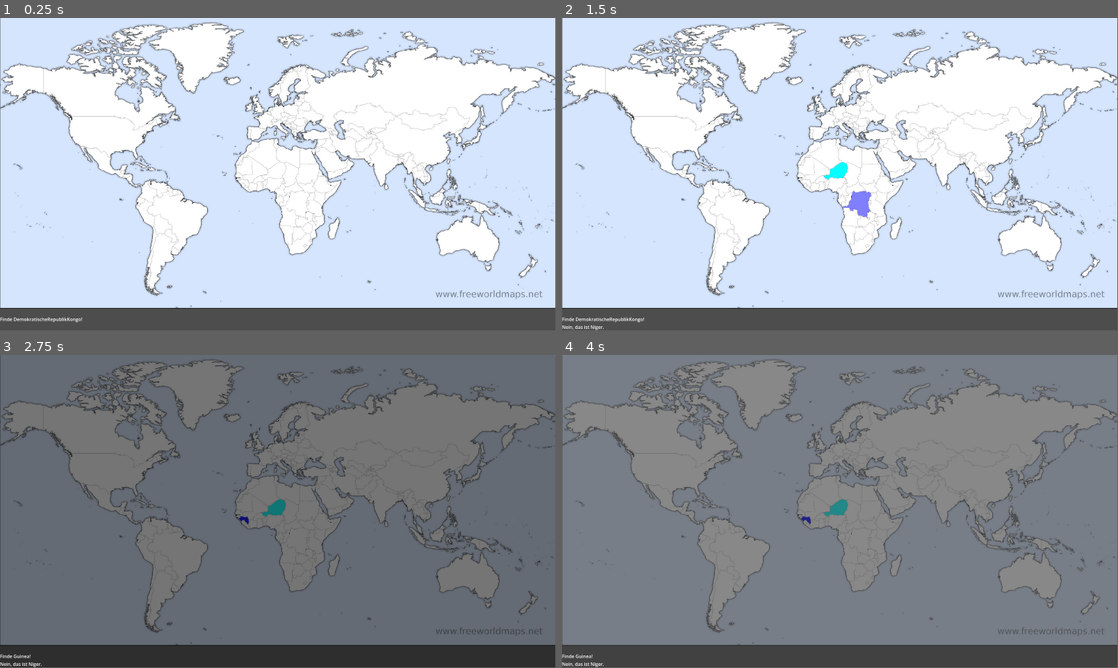
Above: before the commit, frames 1-4 (two rows, left to right).
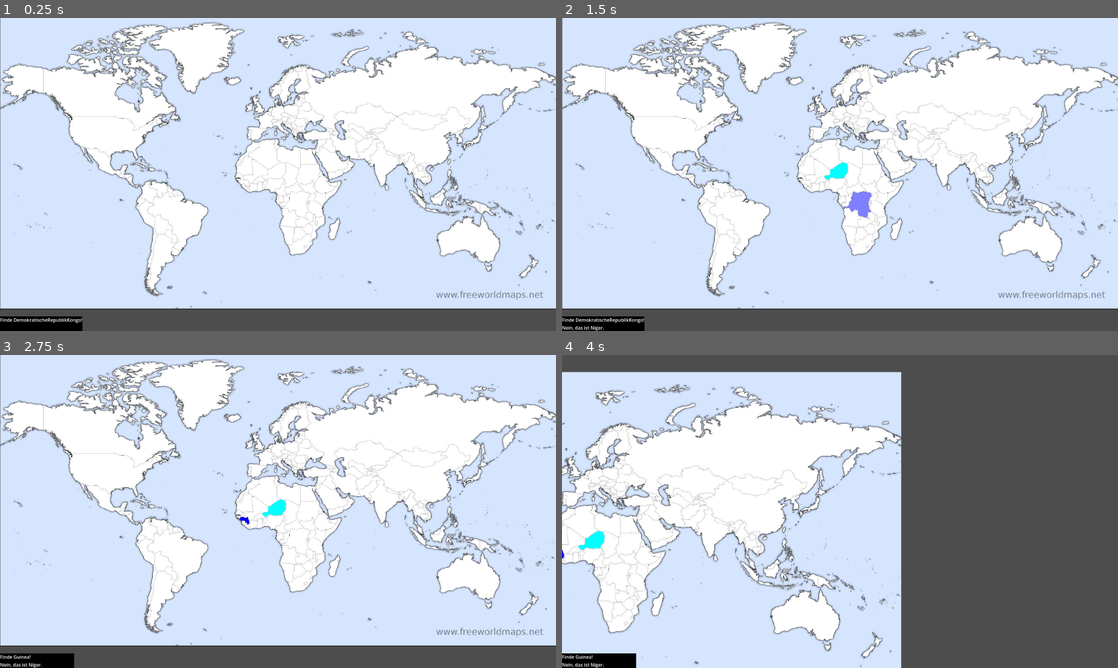
Above: after the commit, the same moments.

Repository: Anomasie/Atlas
Game: Godot game, scene res://szenen/Länderraten/Länderraten.tscn
Same seed, same stepped clock (60 frames per second), same inputs: the game is played once before the commit and once after it.
Inputs (mouse positions are in pixels of both pictures, inside the frame that each line leads up to):
- Up to frame 1 (0.25 s): no input
- Up to frame 2 (1.5 s): click (840, 174) at 0.5 s; click (840, 174) at 1.27 s
- Up to frame 3 (2.75 s): click (278, 511) at 2 s
- Up to frame 4 (4 s): move the mouse to (962, 495) at 2.77 s; hold Middle mouse button (drag, bound only after the commit) 2.78-3.53 s; tap Mouse wheel up (zoom_in, bound only after the commit) at 3.05, 3.6 s; tap Enter at 3.5 s; move the mouse to (728, 527) at 3.52 s; tap Mouse wheel down (zoom_out, bound only after the commit) at 3.8 s
In our replay, the window is 799x449 before the commit and 800x450 after it. These sizes can differ from the game's own. Grey fills any space a smaller window leaves; there, only what the larger window draws over its background counts as a difference.

The runs differ from the first frame. In frame 1, 6.0% of the frame differs, in the area x 0-100%, y 0-100%; in frame 2, 6.1%; in frame 3, 99%; in frame 4, 95%.

Commit message:
added zooming and dragging camera

Diff:
--- a/project.godot
+++ b/project.godot
@@ -24,6 +24,26 @@
 window/size/viewport_width=1920
 window/size/viewport_height=1080
 window/size/mode=2
+window/stretch/mode="viewport"
+
+[input]
+
+zoom_in={
+"deadzone": 0.2,
+"events": [Object(InputEventMouseButton,"resource_local_to_scene":false,"resource_name":"","device":-1,"window_id":0,"alt_pressed":false,"shift_pressed":false,"ctrl_pressed":false,"meta_pressed":false,"button_mask":0,"position":Vector2(0, 0),"global_position":Vector2(0, 0),"factor":1.0,"button_index":4,"canceled":false,"pressed":false,"double_click":false,"script":null)
+]
+}
+zoom_out={
+"deadzone": 0.2,
+"events": [Object(InputEventMouseButton,"resource_local_to_scene":false,"resource_name":"","device":-1,"window_id":0,"alt_pressed":false,"shift_pressed":false,"ctrl_pressed":false,"meta_pressed":false,"button_mask":0,"position":Vector2(0, 0),"global_position":Vector2(0, 0),"factor":1.0,"button_index":5,"canceled":false,"pressed":false,"double_click":false,"script":null)
+]
+}
+drag={
+"deadzone": 0.2,
+"events": [Object(InputEventMouseButton,"resource_local_to_scene":false,"resource_name":"","device":-1,"window_id":0,"alt_pressed":false,"shift_pressed":false,"ctrl_pressed":false,"meta_pressed":false,"button_mask":0,"position":Vector2(0, 0),"global_position":Vector2(0, 0),"factor":1.0,"button_index":3,"canceled":false,"pressed":false,"double_click":false,"script":null)
+, Object(InputEventMouseButton,"resource_local_to_scene":false,"resource_name":"","device":-1,"window_id":0,"alt_pressed":false,"shift_pressed":false,"ctrl_pressed":false,"meta_pressed":false,"button_mask":0,"position":Vector2(0, 0),"global_position":Vector2(0, 0),"factor":1.0,"button_index":2,"canceled":false,"pressed":false,"double_click":false,"script":null)
+]
+}
 
 [physics]
 
--- a/szenen/Länderraten/Länderraten.gd
+++ b/szenen/Länderraten/Länderraten.gd
@@ -7,10 +7,10 @@
 const WRONG_COLOR : Color = Color.RED
 var country_list : Array = []
 
-@onready var Aufgabe = $Results/Lines/Aufgabe
-@onready var Angeklickt = $Results/Lines/Angeklickt
+@onready var Aufgabe = $Top/Results/Lines/Aufgabe
+@onready var Angeklickt = $Top/Results/Lines/Angeklickt
 @onready var Weltkarte = $Weltkarte
-@onready var OKButton = $Button
+@onready var OKButton = $Top/Button
 
 var continue_game : bool = true
 
--- a/szenen/Länderraten/Länderraten.tscn
+++ b/szenen/Länderraten/Länderraten.tscn
@@ -6,6 +6,13 @@
 
 [sub_resource type="CanvasItemMaterial" id="CanvasItemMaterial_gb4g8"]
 blend_mode = 2
+
+[sub_resource type="Gradient" id="Gradient_35arq"]
+offsets = PackedFloat32Array(0)
+colors = PackedColorArray(0, 0, 0, 1)
+
+[sub_resource type="GradientTexture1D" id="GradientTexture1D_11qh7"]
+gradient = SubResource("Gradient_35arq")
 
 [node name="Länderraten" type="Control" unique_id=1145824960]
 layout_mode = 3
@@ -26,32 +33,37 @@
 material = SubResource("CanvasItemMaterial_gb4g8")
 layout_mode = 1
 
-[node name="Button" type="Button" parent="." unique_id=1264118283]
-layout_mode = 1
+[node name="Top" type="CanvasLayer" parent="." unique_id=1077104715]
+
+[node name="Button" type="Button" parent="Top" unique_id=1264118283]
 anchors_preset = 15
 anchor_right = 1.0
 anchor_bottom = 1.0
 grow_horizontal = 2
 grow_vertical = 2
+flat = true
 
-[node name="Results" type="MarginContainer" parent="." unique_id=786105938]
-layout_mode = 1
+[node name="Results" type="MarginContainer" parent="Top" unique_id=786105938]
 anchors_preset = 2
 anchor_top = 1.0
 anchor_bottom = 1.0
-offset_top = -40.0
-offset_right = 40.0
+offset_top = -50.0
+offset_right = 79.0
 grow_vertical = 0
 
-[node name="Lines" type="VBoxContainer" parent="Results" unique_id=447585720]
+[node name="TextureRect" type="TextureRect" parent="Top/Results" unique_id=484403299]
+layout_mode = 2
+texture = SubResource("GradientTexture1D_11qh7")
+
+[node name="Lines" type="VBoxContainer" parent="Top/Results" unique_id=447585720]
 layout_mode = 2
 
-[node name="Aufgabe" type="Label" parent="Results/Lines" unique_id=1740211570]
+[node name="Aufgabe" type="Label" parent="Top/Results/Lines" unique_id=1740211570]
 layout_mode = 2
 text = "Ziel: Finde"
 
-[node name="Angeklickt" type="Label" parent="Results/Lines" unique_id=1890209160]
+[node name="Angeklickt" type="Label" parent="Top/Results/Lines" unique_id=1890209160]
 layout_mode = 2
 text = "Das war"
 
-[connection signal="pressed" from="Button" to="." method="_on_button_pressed"]
+[connection signal="pressed" from="Top/Button" to="." method="_on_button_pressed"]
--- a/szenen/karten/Weltkarte.gd
+++ b/szenen/karten/Weltkarte.gd
@@ -7,24 +7,45 @@
 const HIGHLIGHT_IN_TIME : float = 0.2
 const HIGHLIGHT_OUT_TIME : float = 0.3
 
+@onready var AllSprites = $AllSprites
+@onready var Cam = $Cam
+
 var highlighted_countries : Array = []
+var dragging : bool = false
+var drag_origin : Vector2
+var cam_origin : Vector2
 
 func _ready() -> void:
 	var dir = DirAccess.open("res://karten/weltkarte")
 	var file_names = dir.get_files()
 	for item in file_names:
 		if item.ends_with(".png"):
-			var new_texture = TextureRect.new()
+			var new_texture = Sprite2D.new()
 			new_texture.set_texture( load("res://karten/weltkarte/"+item) )
 			new_texture.set_name(item.split("-")[1])
 			new_texture.self_modulate = NORMAL_COLOR
 			new_texture.material = self.material
-			new_texture.mouse_filter = Control.MOUSE_FILTER_IGNORE
-			self.add_child(new_texture)
+			new_texture.centered = false
+#			new_texture.mouse_filter = Control.MOUSE_FILTER_IGNORE
+			AllSprites.add_child(new_texture)
+
+func _input(event) -> void:
+	if event.is_action_pressed("zoom_in"):
+		Cam.zoom *= 1.1
+	elif event.is_action_pressed("zoom_out"):
+		Cam.zoom /= 1.1
+#		if Cam.zoom.x < 1.0:
+#			Cam.zoom = Vector2(1.0, 1.0)
+	elif dragging and event is InputEventMouseMotion:
+		Cam.position = cam_origin + (drag_origin - get_global_mouse_position())
+	elif event.is_action_pressed("drag") or event.is_action_released("drag"):
+		dragging = event.pressed
+		drag_origin = get_global_mouse_position()
+		cam_origin = Cam.position
 
 func get_country(koordinaten: Vector2) -> String:
-	for kid in self.get_children():
-		if kid is TextureRect and kid.get_texture():
+	for kid in AllSprites.get_children():
+		if kid is Sprite2D and kid.get_texture():
 			var color = kid.get_texture().get_image().get_pixel(koordinaten.x, koordinaten.y)
 			if color == Color.WHITE:
 				return kid.name
@@ -35,9 +56,9 @@
 		return
 	var tween : Tween = get_tree().create_tween()
 	for country in list_of_countries:
-		if self.has_node(country):
+		if AllSprites.has_node(country):
 			highlighted_countries.append(country)
-			tween.tween_property(self.get_node(country), "self_modulate", highlight_color, HIGHLIGHT_IN_TIME)
+			tween.tween_property(AllSprites.get_node(country), "self_modulate", highlight_color, HIGHLIGHT_IN_TIME)
 	await tween.finished
 	tween.kill()
 	return
@@ -48,7 +69,7 @@
 	# anti-highlight all
 	var tween : Tween = get_tree().create_tween()
 	for country in highlighted_countries:
-		tween.tween_property(self.get_node(country), "self_modulate", NORMAL_COLOR, HIGHLIGHT_OUT_TIME)
+		tween.tween_property(AllSprites.get_node(country), "self_modulate", NORMAL_COLOR, HIGHLIGHT_OUT_TIME)
 	highlighted_countries = []
 	await tween.finished
 	tween.kill()
--- a/szenen/karten/Weltkarte.tscn
+++ b/szenen/karten/Weltkarte.tscn
@@ -9,8 +9,14 @@
 anchor_bottom = 1.0
 grow_horizontal = 2
 grow_vertical = 2
-mouse_filter = 2
 script = ExtResource("1_r4vwi")
+
+[node name="AllSprites" type="Node2D" parent="." unique_id=1113023665]
+
+[node name="Cam" type="Camera2D" parent="." unique_id=3284071]
+position = Vector2(960, 540)
+position_smoothing_enabled = true
+position_smoothing_speed = 10.0
 
 [node name="Button" type="Button" parent="." unique_id=1966443458]
 layout_mode = 1
--- /dev/null
+++ b/szenen/tests/Test.tscn
@@ -0,0 +1,22 @@
+[gd_scene format=3 uid="uid://dlaxmciwrdmhq"]
+
+[ext_resource type="Texture2D" uid="uid://l6keywso433d" path="res://karten/weltkarte/Weltkarte-Aethiopien-29.png" id="1_h7tid"]
+
+[node name="Control" type="Control" unique_id=1151175421]
+layout_mode = 3
+anchors_preset = 15
+anchor_right = 1.0
+anchor_bottom = 1.0
+grow_horizontal = 2
+grow_vertical = 2
+
+[node name="Button" type="Button" parent="." unique_id=1657571987]
+layout_mode = 1
+anchors_preset = 15
+anchor_right = 1.0
+anchor_bottom = 1.0
+grow_horizontal = 2
+grow_vertical = 2
+
+[node name="Sprite2D2" type="Sprite2D" parent="." unique_id=410683514]
+texture = ExtResource("1_h7tid")
